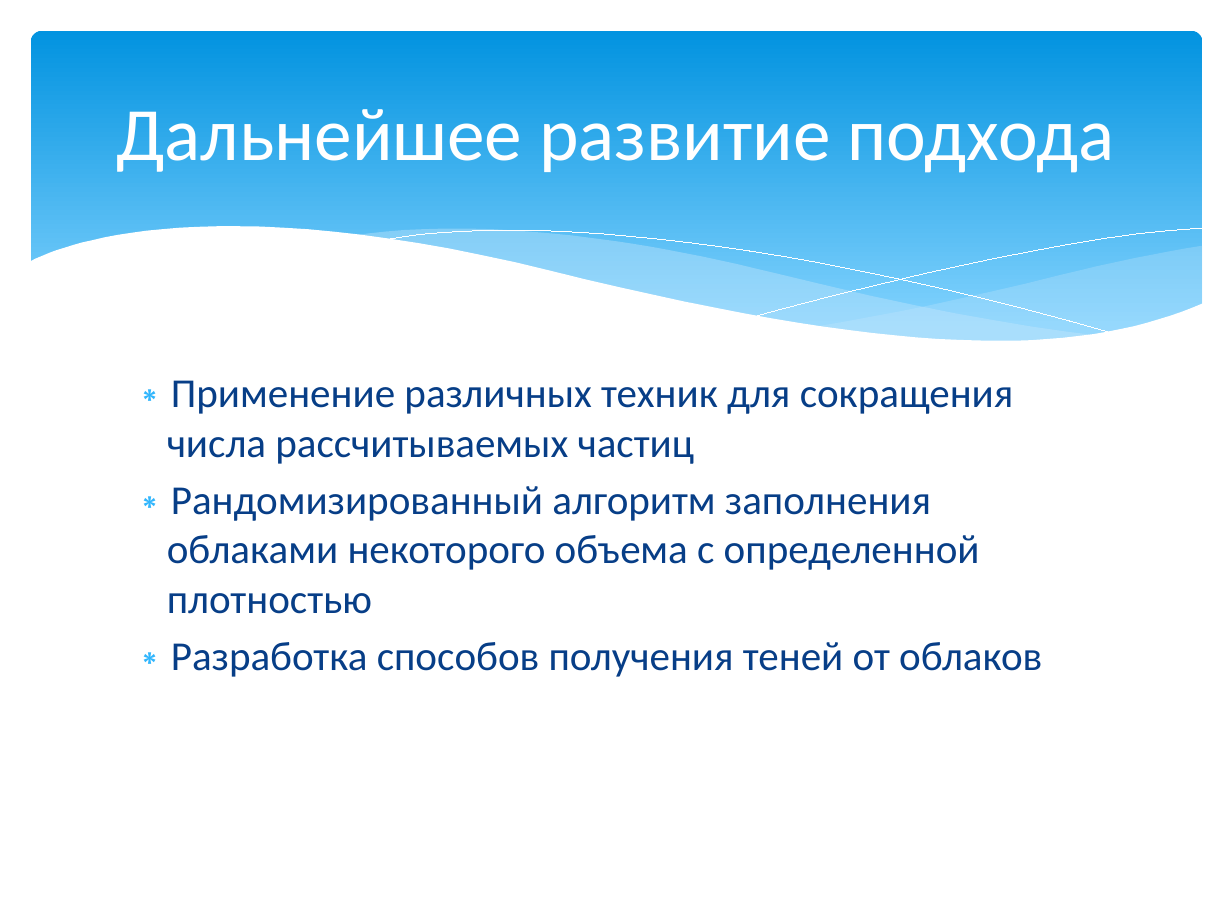
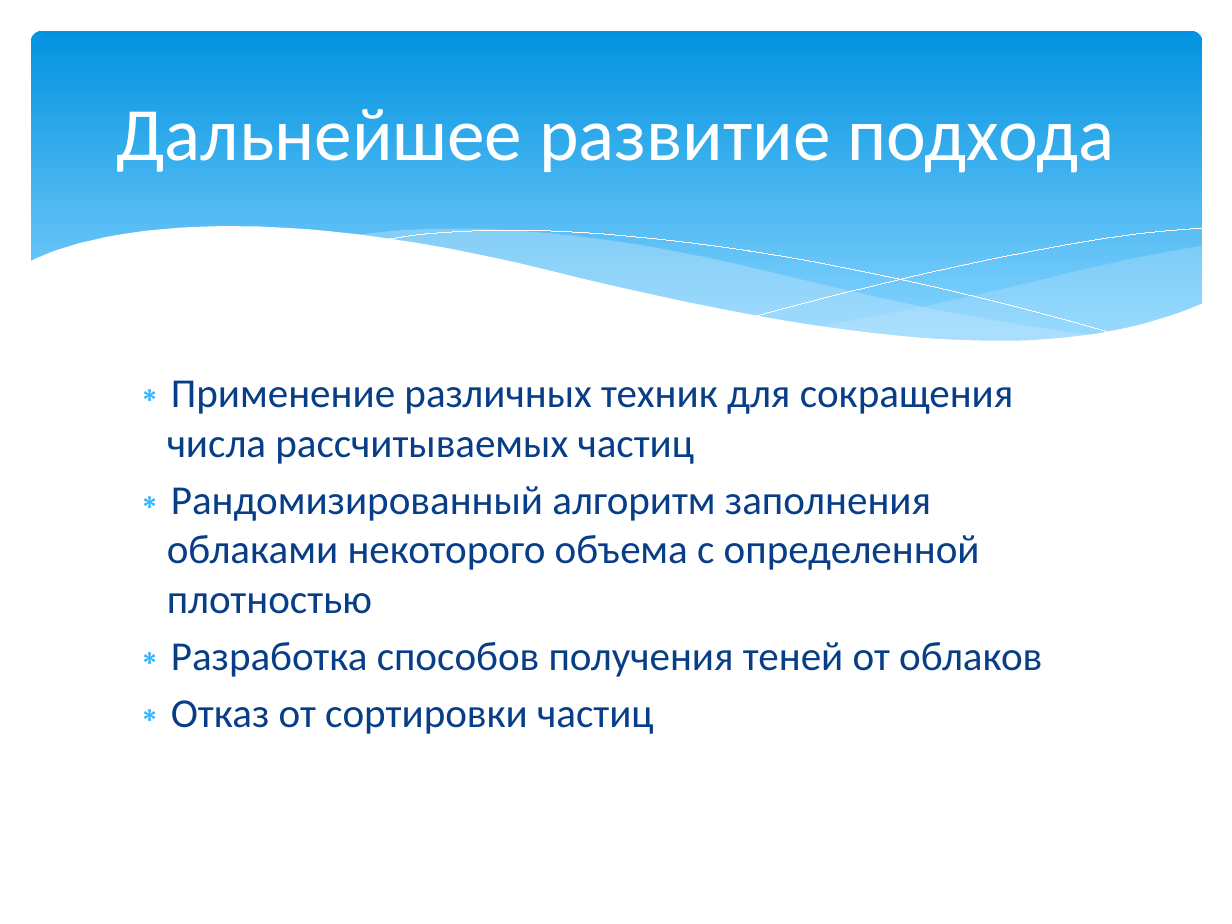
Before and after one commit to ak239/cloud.technology, a slide deck: slide 12 of presentation/nir.pptx (slide 10 before the commit). Drawn at 1232x924 pixels with LibreOffice and Linux fonts; fonts in the diff are those of the drawing. Boxes give left, top, right and bottom in pixels: in the first picture for what was removed or moved away, otherwise in the second. Text is boxed around its words. In the diff, an @@ line names an element or a change of style, - is before the commit and + after.

```diff
--- a/presentation/nir.pptx
+++ b/presentation/nir.pptx
@@ text at (171, 700, 654, 734): paragraph added @@
+∗ Отказ от сортировки частиц
```
Also in this commit, not shown: 1 other slide changed, 2 slides added, 1 other file.
